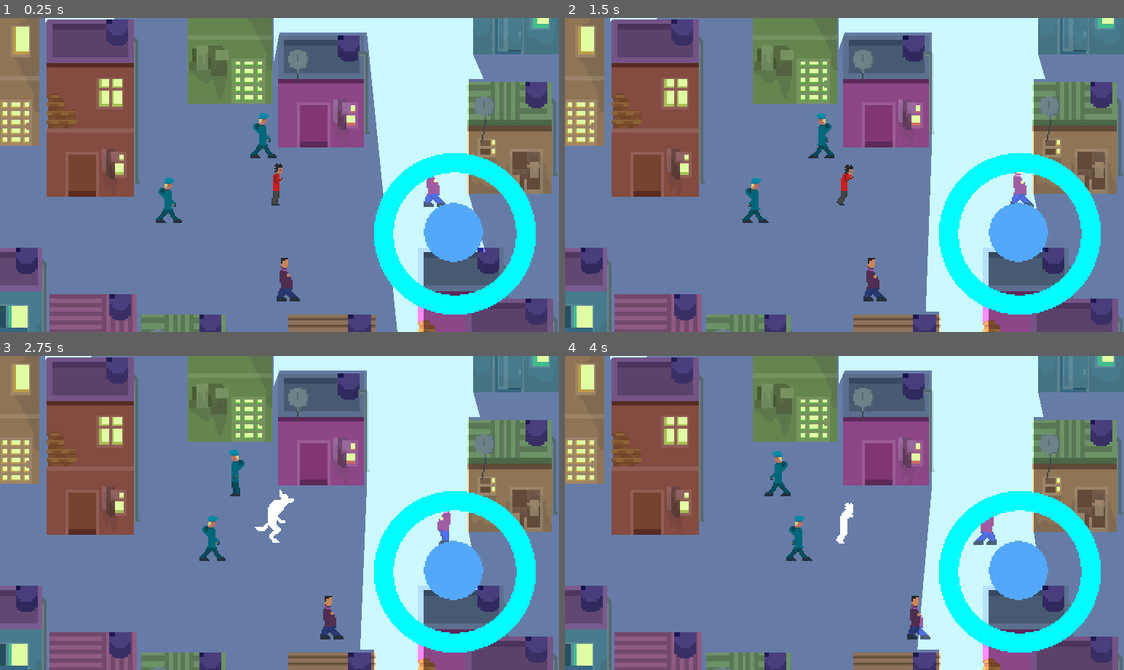
Above: before the commit, frames 1-4 (two rows, left to right).
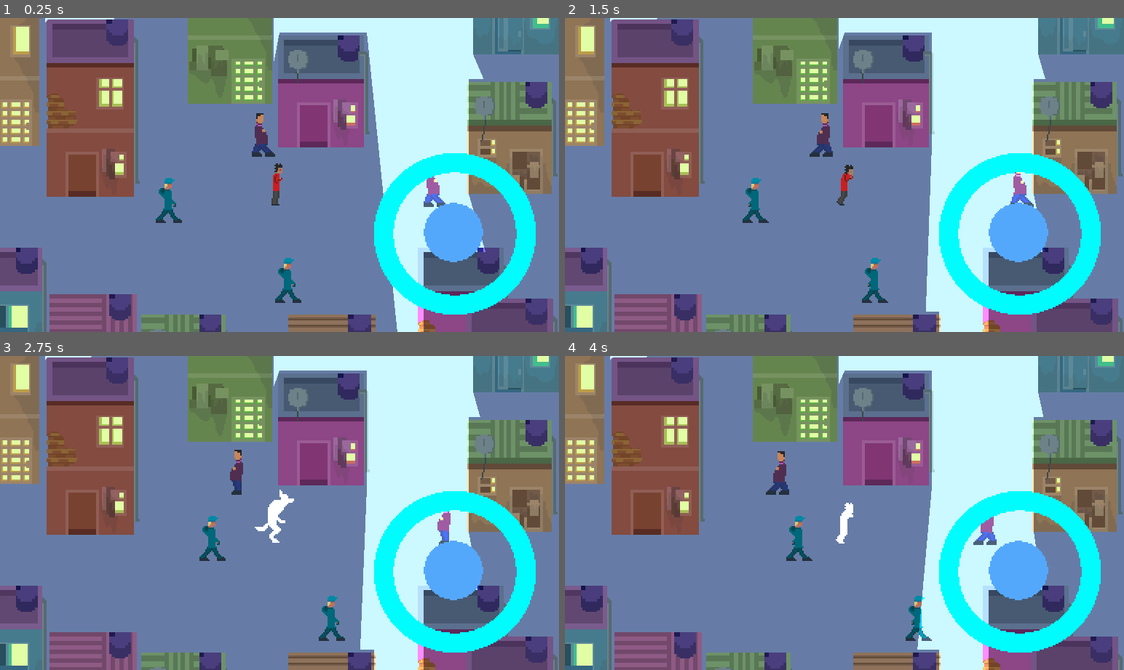
Above: after the commit, the same moments.

Repository: StitchedTeam/werewolf
Game: Godot game, scene res://Sandbox/Sandbox.tscn
Same seed, same stepped clock (60 frames per second), same inputs: the game is played once before the commit and once after it. This scene is started directly instead of the project's main scene.
Inputs (mouse positions are in pixels of both pictures, inside the frame that each line leads up to):
- Up to frame 1 (0.25 s): no input
- Up to frame 2 (1.5 s): move the mouse to (967, 159) at 0.52 s; press the mouse at (967, 159) at 0.53 s; hold Right (ui_right) 0.53-1.28 s; tap Space (ui_select) at 0.77 s; move the mouse to (732, 190) at 1.27 s; release the mouse at (732, 190) at 1.28 s; hold Left (ui_left) from 1.28 s (still down); tap X (fire) at 1.35 s
- Up to frame 3 (2.75 s): tap Space (ui_select) at 1.52 s; move the mouse to (335, 443) at 2.02 s; release Left (ui_left) at 2.03 s; press the mouse at (335, 443) at 2.03 s; hold Right (ui_right) from 2.03 s (still down)
- Up to frame 4 (4 s): move the mouse to (816, 575) at 2.77 s; release the mouse at (816, 575) at 2.78 s; tap X (fire) at 2.85 s; tap Space (ui_select) at 3.02, 3.77 s; move the mouse to (1012, 560) at 3.52 s; release Right (ui_right) at 3.53 s; press the mouse at (1012, 560) at 3.53 s; hold Left (ui_left) from 3.53 s (still down)

The runs differ from the first frame. In frame 1, 0.6% of the frame differs, in the area x 44-54%, y 30-91%; in frame 2, 0.6%; in frame 3, 0.6%; in frame 4, 0.6%.

Commit message:
added all enemy spritesheets and started creating shepherd until patrol

Diff:
--- a/Werewolf/Characters/Enemies/GenericEnemy.gd
+++ b/Werewolf/Characters/Enemies/GenericEnemy.gd
@@ -55,6 +55,40 @@
 		$Sprite.texture = load("res://Assets/Sprites/Characters/Enemy1.png")
 	elif character_spritesheet == 1:
 		$Sprite.texture = load("res://Assets/Sprites/Characters/Enemy2.png")
+	elif character_spritesheet == 2:
+		$Sprite.texture = load("res://Assets/Sprites/Characters/Enemy_00.png")
+	elif character_spritesheet == 3:
+		$Sprite.texture = load("res://Assets/Sprites/Characters/Enemy_01.png")
+	elif character_spritesheet == 4:
+		$Sprite.texture = load("res://Assets/Sprites/Characters/Enemy_02.png")
+	elif character_spritesheet == 5:
+		$Sprite.texture = load("res://Assets/Sprites/Characters/Enemy_03.png")
+	elif character_spritesheet == 6:
+		$Sprite.texture = load("res://Assets/Sprites/Characters/Enemy_04.png")
+	elif character_spritesheet == 7:
+		$Sprite.texture = load("res://Assets/Sprites/Characters/Enemy_05.png")
+	elif character_spritesheet == 8:
+		$Sprite.texture = load("res://Assets/Sprites/Characters/Enemy_06.png")
+	elif character_spritesheet == 9:
+		$Sprite.texture = load("res://Assets/Sprites/Characters/Enemy_07.png")
+	elif character_spritesheet == 10:
+		$Sprite.texture = load("res://Assets/Sprites/Characters/Enemy_08.png")
+	elif character_spritesheet == 11:
+		$Sprite.texture = load("res://Assets/Sprites/Characters/Enemy_09.png")
+	elif character_spritesheet == 12:
+		$Sprite.texture = load("res://Assets/Sprites/Characters/Enemy_10.png")
+	elif character_spritesheet == 13:
+		$Sprite.texture = load("res://Assets/Sprites/Characters/Enemy_11.png")
+	elif character_spritesheet == 14:
+		$Sprite.texture = load("res://Assets/Sprites/Characters/Enemy_12.png")
+	elif character_spritesheet == 15:
+		$Sprite.texture = load("res://Assets/Sprites/Characters/Enemy_13.png")
+	elif character_spritesheet == 16:
+		$Sprite.texture = load("res://Assets/Sprites/Characters/Enemy_14.png")
+	elif character_spritesheet == 17:
+		$Sprite.texture = load("res://Assets/Sprites/Characters/Enemy_15.png")
+	elif character_spritesheet == 18:
+		$Sprite.texture = load("res://Assets/Sprites/Characters/Enemy_16.png")
 	pass
 
 func manage_state():
--- /dev/null
+++ b/Werewolf/Characters/Shepherd/Shepherd.gd
@@ -0,0 +1,85 @@
+extends Node2D
+
+var state = 0
+
+var dir = 0
+var dir_changing = false
+
+var start_pos = Vector2()
+var max_patrol
+var min_patrol
+
+export var patrol_offset = int()
+
+export var speed = float()
+
+var zero = [1, 2, 3]
+var one = [0, 2, 3]
+var two = [0, 1, 3]
+var three = [0, 1, 2]
+
+func _ready():
+	start_pos = position
+	max_patrol = Vector2(start_pos.x + patrol_offset, start_pos.y + patrol_offset)
+	min_patrol = Vector2(start_pos.x - patrol_offset, start_pos.y - patrol_offset)
+	pass
+
+func _process(delta):
+	manage_state()
+	pass
+
+func manage_state():
+
+	if state == 0:
+		patrol()
+
+	pass
+
+func patrol():
+
+	if dir == 0: #direita
+		if position.x < max_patrol.x:
+			position.x += speed
+		elif !dir_changing:
+			change_patrol_dir()
+	elif dir == 1: #esquerda
+		if position.x > min_patrol.x:
+			position.x -= speed
+		elif !dir_changing:
+			change_patrol_dir()
+	elif dir == 2: #cima
+		if position.y < max_patrol.y:
+			position.y += speed
+		elif !dir_changing:
+			change_patrol_dir()
+	elif dir == 3: #baixo
+		if position.y > min_patrol.y:
+			position.y -= speed
+		elif !dir_changing:
+			change_patrol_dir()
+
+
+	pass
+
+func change_patrol_dir():
+	print("change patrol dir")
+	dir_changing = true
+
+	if dir == 0:
+		zero.shuffle()
+		dir = zero.front()
+		dir_changing = false
+	elif dir == 1:
+		one.shuffle()
+		dir = one.front()
+		dir_changing = false
+	elif dir == 2:
+		two.shuffle()
+		dir = two.front()
+		dir_changing = false
+	elif dir == 3:
+		three.shuffle()
+		dir = three.front()
+		dir_changing = false
+
+	pass
--- /dev/null
+++ b/Werewolf/Characters/Shepherd/Shepherd.tscn
@@ -0,0 +1,133 @@
+[gd_scene load_steps=6 format=2]
+
+[ext_resource path="res://Characters/Shepherd/Shepherd.gd" type="Script" id=1]
+[ext_resource path="res://Assets/Sprites/Characters/Enemy_03.png" type="Texture" id=2]
+
+[sub_resource type="Animation" id=3]
+
+resource_name = "Left"
+length = 0.8
+loop = true
+step = 0.1
+tracks/0/type = "value"
+tracks/0/path = NodePath("Sprite:flip_h")
+tracks/0/interp = 1
+tracks/0/loop_wrap = true
+tracks/0/imported = false
+tracks/0/enabled = true
+tracks/0/keys = {
+"times": PoolRealArray( 0 ),
+"transitions": PoolRealArray( 1 ),
+"update": 1,
+"values": [ true ]
+}
+tracks/1/type = "value"
+tracks/1/path = NodePath("Sprite:frame")
+tracks/1/interp = 1
+tracks/1/loop_wrap = true
+tracks/1/imported = false
+tracks/1/enabled = true
+tracks/1/keys = {
+"times": PoolRealArray( 0, 0.2, 0.4, 0.6 ),
+"transitions": PoolRealArray( 1, 1, 1, 1 ),
+"update": 1,
+"values": [ 0, 1, 2, 3 ]
+}
+tracks/2/type = "value"
+tracks/2/path = NodePath("StaticBody2D/CollisionShape2D:position")
+tracks/2/interp = 1
+tracks/2/loop_wrap = true
+tracks/2/imported = false
+tracks/2/enabled = true
+tracks/2/keys = {
+"times": PoolRealArray( 0 ),
+"transitions": PoolRealArray( 1 ),
+"update": 0,
+"values": [ Vector2( 0, 0 ) ]
+}
+
+[sub_resource type="Animation" id=2]
+
+resource_name = "Right"
+length = 0.8
+loop = true
+step = 0.1
+tracks/0/type = "value"
+tracks/0/path = NodePath("Sprite:frame")
+tracks/0/interp = 1
+tracks/0/loop_wrap = true
+tracks/0/imported = false
+tracks/0/enabled = true
+tracks/0/keys = {
+"times": PoolRealArray( 0, 0.2, 0.4, 0.6 ),
+"transitions": PoolRealArray( 1, 1, 1, 1 ),
+"update": 1,
+"values": [ 0, 1, 2, 3 ]
+}
+tracks/1/type = "value"
+tracks/1/path = NodePath("StaticBody2D/CollisionShape2D:position")
+tracks/1/interp = 1
+tracks/1/loop_wrap = true
+tracks/1/imported = false
+tracks/1/enabled = true
+tracks/1/keys = {
+"times": PoolRealArray( 0 ),
+"transitions": PoolRealArray( 1 ),
+"update": 0,
+"values": [ Vector2( -2, 0 ) ]
+}
+tracks/2/type = "value"
+tracks/2/path = NodePath("Sprite:flip_h")
+tracks/2/interp = 1
+tracks/2/loop_wrap = true
+tracks/2/imported = false
+tracks/2/enabled = true
+tracks/2/keys = {
+"times": PoolRealArray( 0 ),
+"transitions": PoolRealArray( 1 ),
+"update": 1,
+"values": [ false ]
+}
+
+[sub_resource type="CapsuleShape2D" id=1]
+
+custom_solver_bias = 0.0
+radius = 3.0
+height = 26.0
+
+[node name="Shepherd" type="Node2D"]
+position = Vector2( 110, 68 )
+script = ExtResource( 1 )
+patrol_offset = 20
+speed = 0.5
+
+[node name="Sprite" type="Sprite" parent="."]
+texture = ExtResource( 2 )
+flip_h = true
+hframes = 4
+_sections_unfolded = [ "Animation", "Offset" ]
+
+[node name="AnimationPlayer" type="AnimationPlayer" parent="."]
+root_node = NodePath("..")
+autoplay = ""
+playback_process_mode = 1
+playback_default_blend_time = 0.0
+playback_speed = 1.0
+anims/Left = SubResource( 3 )
+anims/Right = SubResource( 2 )
+blend_times = [  ]
+
+[node name="StaticBody2D" type="StaticBody2D" parent="."]
+editor/display_folded = true
+input_pickable = false
+collision_layer = 1
+collision_mask = 1
+constant_linear_velocity = Vector2( 0, 0 )
+constant_angular_velocity = 0.0
+friction = 1.0
+bounce = 0.0
+physics_material_override = null
+
+[node name="CollisionShape2D" type="CollisionShape2D" parent="StaticBody2D"]
+shape = SubResource( 1 )
+_sections_unfolded = [ "Transform" ]
--- /dev/null
+++ b/Werewolf/Props/Church.tscn
@@ -0,0 +1,25 @@
+[gd_scene load_steps=3 format=2]
+
+[ext_resource path="res://Assets/Sprites/Placeholder/New Piskel.png" type="Texture" id=1]
+
+[sub_resource type="RectangleShape2D" id=1]
+
+custom_solver_bias = 0.0
+extents = Vector2( 16, 16 )
+
+[node name="Church" type="Area2D"]
+input_pickable = true
+gravity_vec = Vector2( 0, 1 )
+gravity = 98.0
+linear_damp = 0.1
+angular_damp = 1.0
+audio_bus_override = false
+audio_bus_name = "Master"
+
+[node name="Sprite" type="Sprite" parent="."]
+texture = ExtResource( 1 )
+vframes = 2
+_sections_unfolded = [ "Animation" ]
+
+[node name="CollisionShape2D" type="CollisionShape2D" parent="."]
+shape = SubResource( 1 )
--- a/Werewolf/Sandbox/Sandbox.tscn
+++ b/Werewolf/Sandbox/Sandbox.tscn
@@ -34,15 +34,14 @@
 position = Vector2( 246, -217 )
 
 [node name="Enemies" type="Node2D" parent="."]
-editor/display_folded = true
 
 [node name="GenericEnemy" parent="Enemies" instance=ExtResource( 5 )]
 position = Vector2( 211, 172 )
-character_spritesheet = 1
 run_state_offset = 400
 
 [node name="GenericEnemy2" parent="Enemies" instance=ExtResource( 5 )]
 position = Vector2( 194.219, 72.7354 )
+character_spritesheet = 1
 run_state_offset = 400
 
 [node name="GenericEnemy3" parent="Enemies" instance=ExtResource( 5 )]
--- a/Werewolf/project.godot
+++ b/Werewolf/project.godot
@@ -133,8 +133,6 @@
 quality/reflections/texture_array_reflections=false
 quality/reflections/high_quality_ggx=false
 quality/shading/force_vertex_shading.mobile=false
-quality/shading/force_lambert_over_burley.mobile=false
-quality/shading/force_blinn_over_ggx.mobile=false
 quality/depth_prepass/enable=false
 quality/subsurface_scattering/weight_samples=false
 quality/voxel_cone_tracing/high_quality=false
@@ -142,3 +140,5 @@
 quality/reflections/atlas_subdiv=0
 quality/depth/hdr=false
 environment/default_environment="res://default_env.tres"
+quality/shading/force_lambert_over_burley.mobile=false
+quality/shading/force_blinn_over_ggx.mobile=false
Binary file added: Werewolf/Assets/Sprites/Characters/Enemy_00.png
Not shown, added: Werewolf/Assets/Sprites/Characters/Enemy_00.png.import
Binary file added: Werewolf/Assets/Sprites/Characters/Enemy_01.png
Not shown, added: Werewolf/Assets/Sprites/Characters/Enemy_01.png.import
Binary file added: Werewolf/Assets/Sprites/Characters/Enemy_02.png
Not shown, added: Werewolf/Assets/Sprites/Characters/Enemy_02.png.import
Binary file added: Werewolf/Assets/Sprites/Characters/Enemy_03.png
Not shown, added: Werewolf/Assets/Sprites/Characters/Enemy_03.png.import
Binary file added: Werewolf/Assets/Sprites/Characters/Enemy_04.png
Not shown, added: Werewolf/Assets/Sprites/Characters/Enemy_04.png.import
Binary file added: Werewolf/Assets/Sprites/Characters/Enemy_05.png
Not shown, added: Werewolf/Assets/Sprites/Characters/Enemy_05.png.import
(and 25 more such lines)
